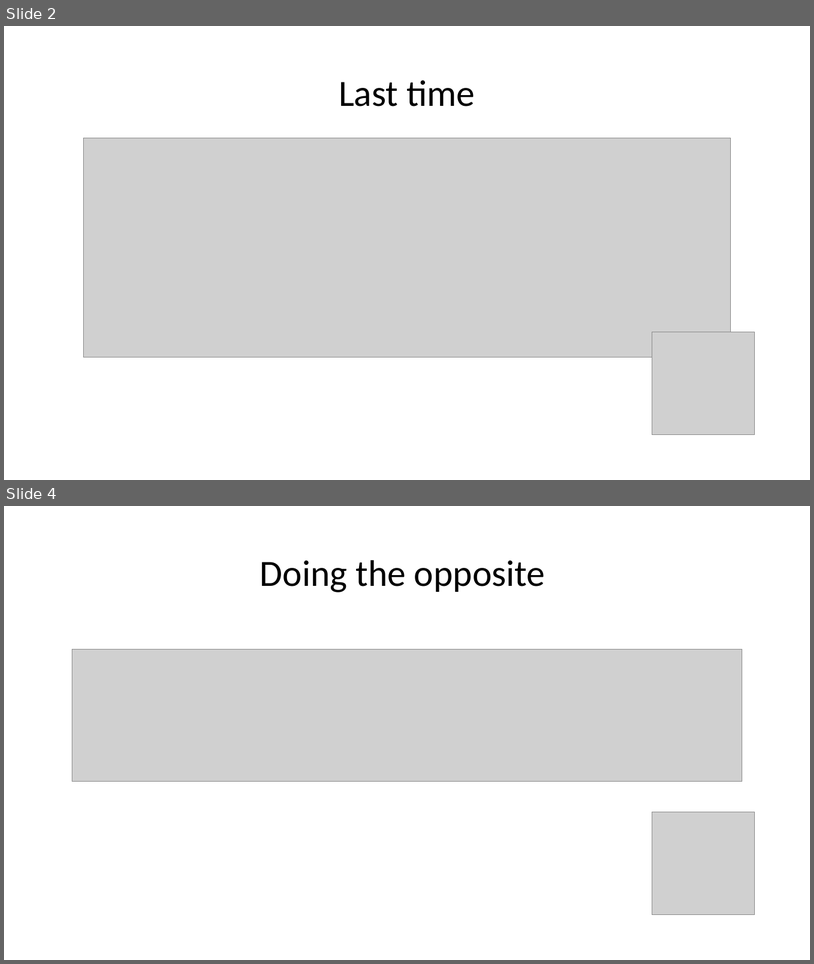
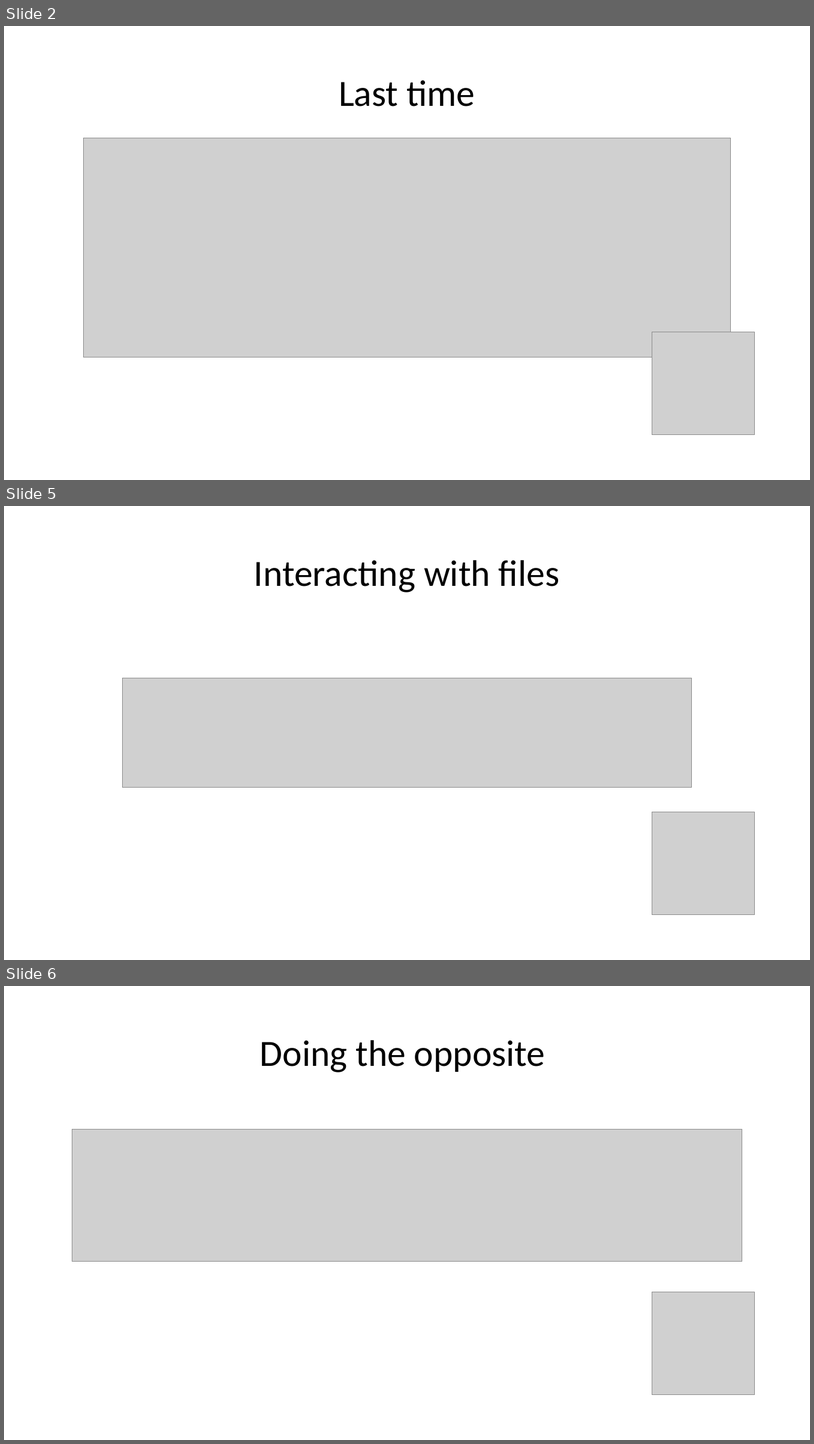
Before and after one commit to wilkotom/python_examples, a slide deck: Python as an additional language/Lesson 6/Session 6.pptx. Shown one above the other, each under a label of ours: slides 2 and 4 before the commit, slides 2, 5 and 6 after it; the slides between them are not shown. The pictures are 814x964 and 814x1444 pixels, drawn with LibreOffice and Linux fonts; fonts in the diff are those of the drawing; grey boxes stand for pictures. Boxes give left, top, right and bottom in pixels: in the first picture for what was removed or moved away, otherwise in the second. Text is boxed around its words. In the diff, an @@ line names an element or a change of style, - is before the commit and + after.

```diff
--- a/Python as an additional language/Lesson 6/Session 6.pptx
+++ b/Python as an additional language/Lesson 6/Session 6.pptx
@@ slide 5 added at [4,506,810,960], background #FFFFFF @@
@@ title added at [254,560,560,592], 44 pt, text #000000 @@
+Interacting with files
@@ picture added at [123,678,692,788] @@
@@ picture added at [653,812,755,915] @@
@@ what was slide 4 is now slide 6 @@
```
Also in this commit, not shown: 1 slide changed, 2 other slides added, 1 slide removed.
